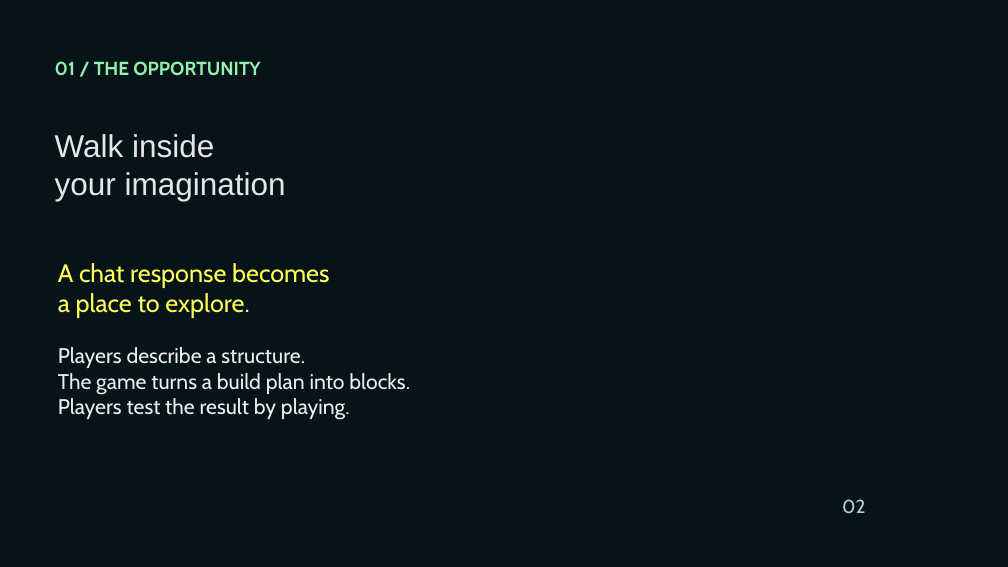
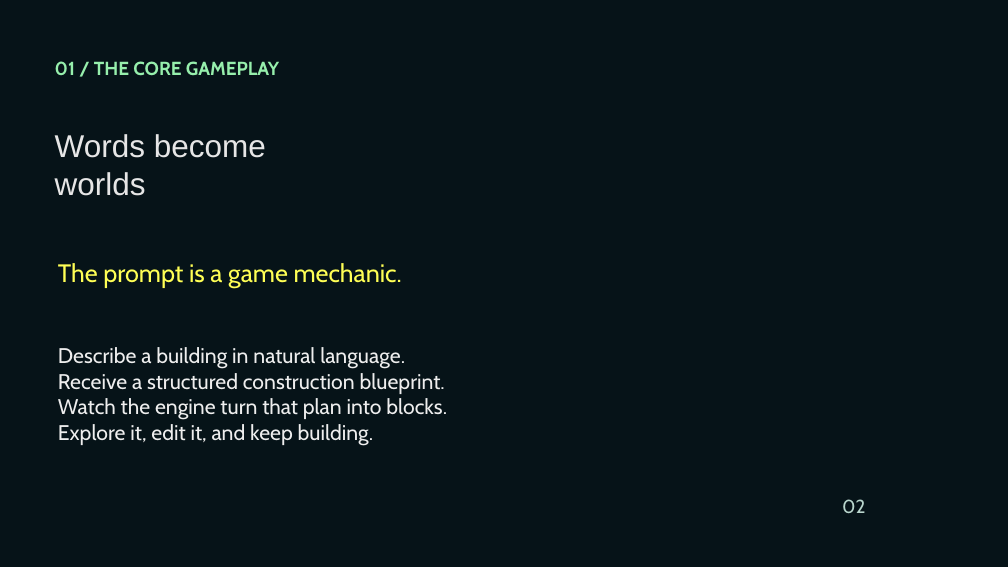
Before and after one commit to Nakshatra05/tensorcraft-bittensor, a slide deck: slide 2 of presentation/TensorCraft-Bittensor-Pitch.pptx. Drawn at 1008x567 pixels with LibreOffice and Linux fonts; fonts in the diff are those of the drawing; background and template pictures are left out. Boxes give left, top, right and bottom in pixels: in the first picture for what was removed or moved away, otherwise in the second. Text is boxed around its words. In the diff, an @@ line names an element or a change of style, - is before the commit and + after.

Commit message:
Reshape pitch around Bittensor world-building narrative

```diff
--- a/presentation/TensorCraft-Bittensor-Pitch.pptx
+++ b/presentation/TensorCraft-Bittensor-Pitch.pptx
@@ text at (55, 61, 279, 76): text changed @@
-01 / THE OPPORTUNITY
+01 / THE CORE GAMEPLAY
@@ text at (55, 134, 266, 196): text changed @@
-Walk inside
-your imagination
+Words become
+worlds
@@ text at (58, 263, 402, 288): text changed @@
-A chat response becomes
-a place to explore.
+The prompt is a game mechanic.
@@ text at (58, 347, 447, 446): text changed @@
-Players describe a structure.
-The game turns a build plan into blocks.
-Players test the result by playing.
+Describe a building in natural language.
+Receive a structured construction blueprint.
+Watch the engine turn that plan into blocks.
+Explore it, edit it, and keep building.
```
Also in this commit, not shown: 5 other slides changed, 2 slides added, 2 slides removed.
